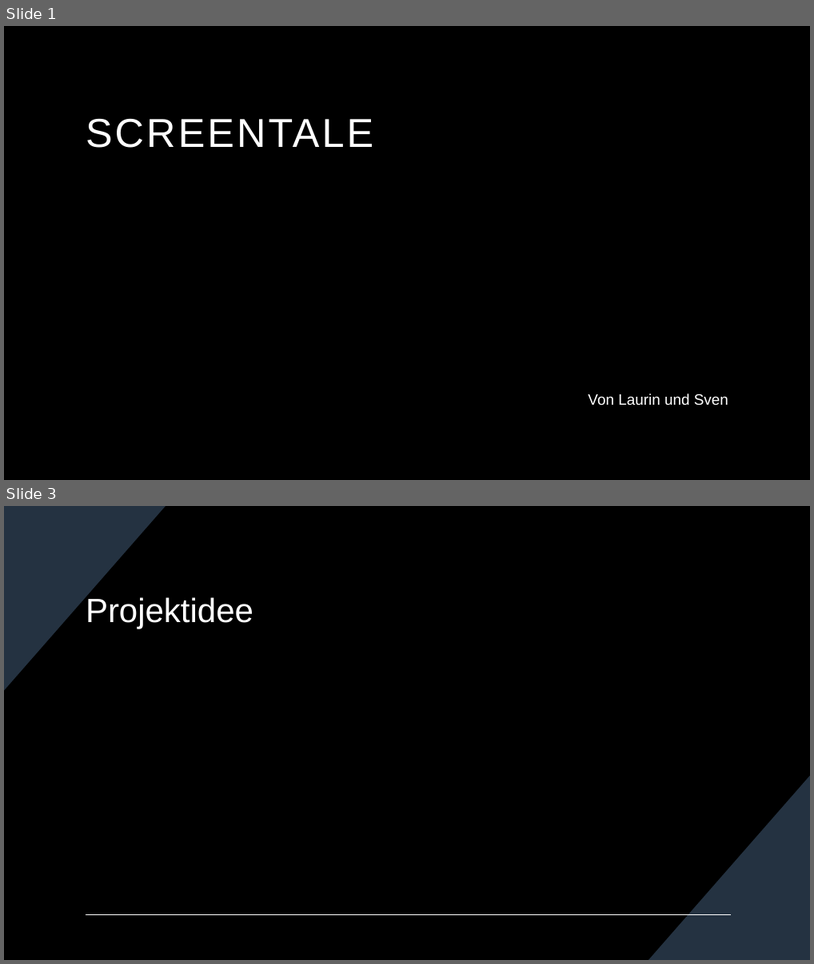
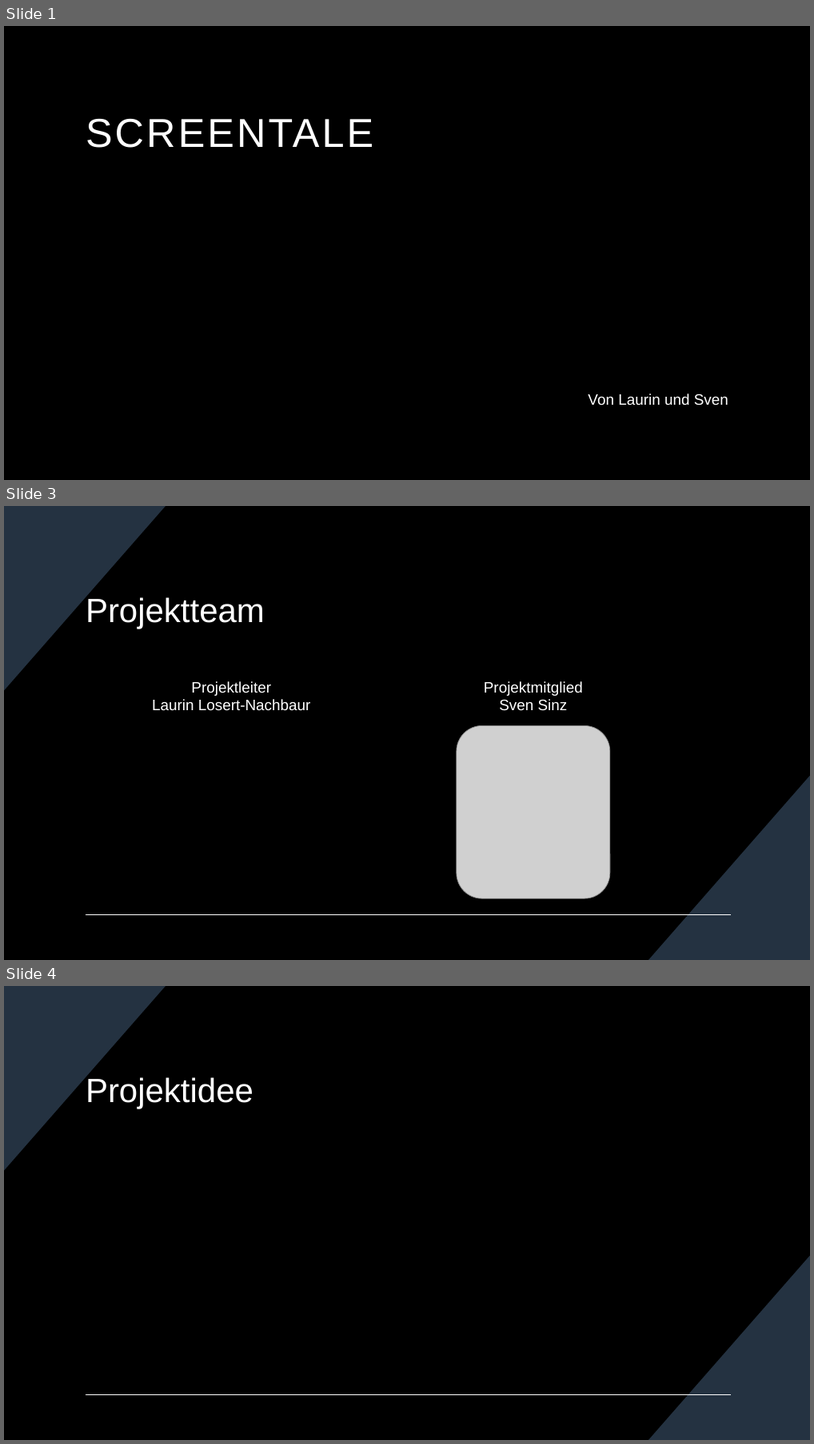
Before and after one commit to AaloFanaa/htldo5_swp, a slide deck: ScreenTale/Projektmanagement/Zwischenpräsentation_14_12_2023.pptx. Shown one above the other, each under a label of ours: slides 1 and 3 before the commit, slides 1, 3 and 4 after it; the slides between them are not shown. The pictures are 814x964 and 814x1444 pixels, drawn with LibreOffice and Linux fonts; fonts in the diff are those of the drawing; grey boxes stand for pictures; background and template pictures are left out. Boxes give left, top, right and bottom in pixels: in the first picture for what was removed or moved away, otherwise in the second. Text is boxed around its words. In the diff, an @@ line names an element or a change of style, - is before the commit and + after.

```diff
--- a/ScreenTale/Projektmanagement/Zwischenpräsentation_14_12_2023.pptx
+++ b/ScreenTale/Projektmanagement/Zwischenpräsentation_14_12_2023.pptx
@@ slide 3 added at (4,506,810,960), background #000000; not listed: 3 template elements that a slide beside it also shows @@
@@ title added at (86,595,265,628), 40 pt, text #FFFFFF @@
+Projektteam
@@ text added at (152,681,311,711), 18 pt, text #FFFFFF @@
+Projektleiter
+Laurin Losert-Nachbaur
@@ text added at (484,681,583,711), 18 pt, text #FFFFFF @@
+Projektmitglied
+Sven Sinz
@@ picture added at (457,725,610,898) @@
@@ what was slide 3 is now slide 4 @@
```
Also in this commit, not shown: 1 slide changed.
